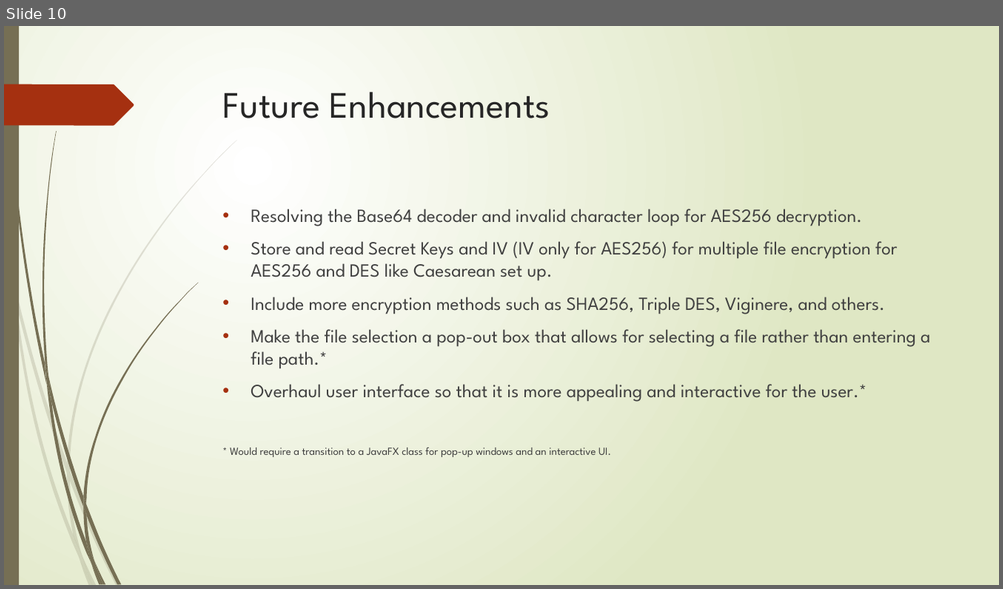
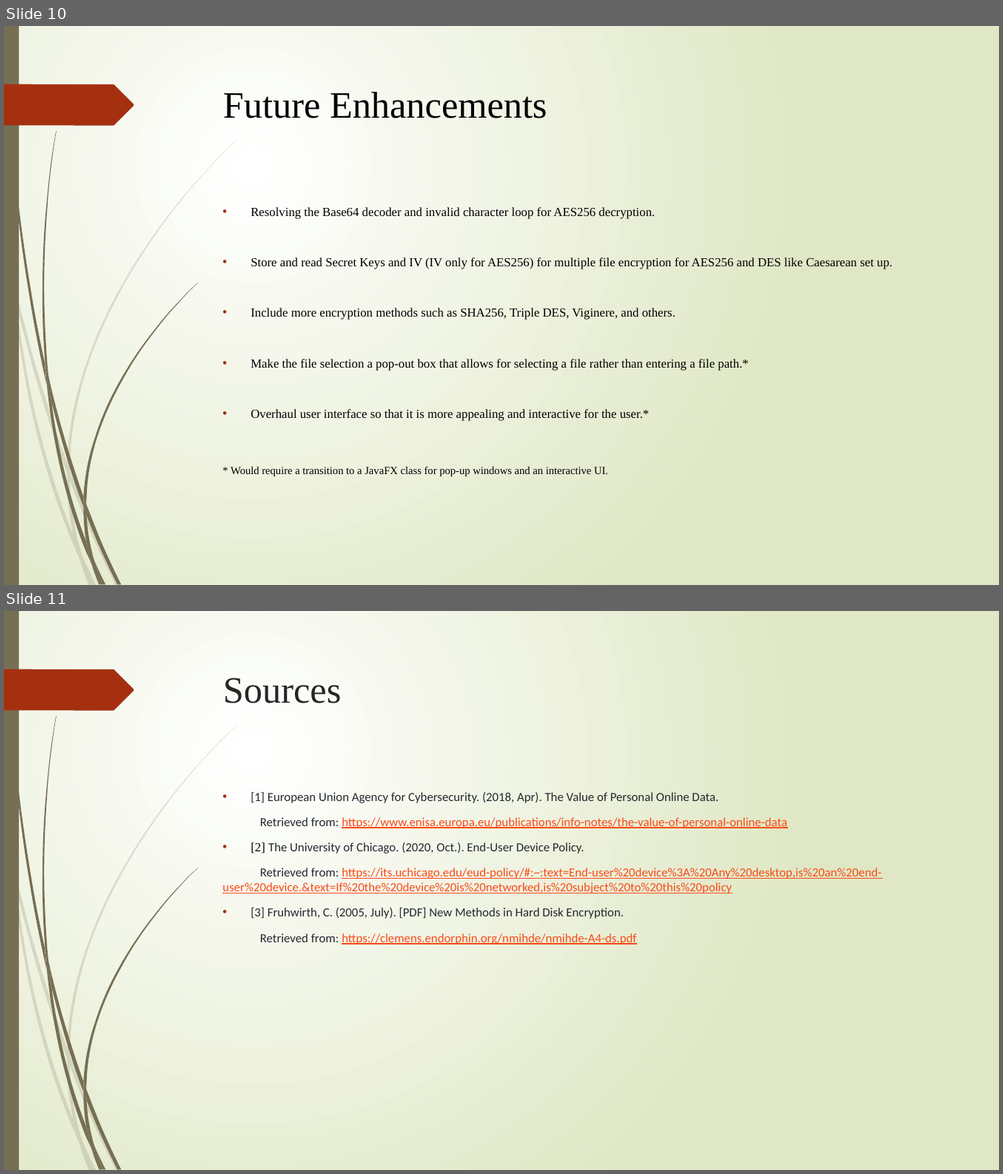
Before and after one commit to trevorabel/trevorabel.github.io, a slide deck: Senior Project Defense Slides.pptx. Shown one above the other, each under a label of ours: slide 10 before the commit, slides 10 and 11 after it. The pictures are 1003x589 and 1003x1174 pixels, drawn with LibreOffice and Linux fonts; fonts in the diff are those of the drawing. Boxes give left, top, right and bottom in pixels: in the first picture for what was removed or moved away, otherwise in the second. Text is boxed around its words. In the diff, an @@ line names an element or a change of style, - is before the commit and + after.

```diff
--- a/Senior Project Defense Slides.pptx
+++ b/Senior Project Defense Slides.pptx
@@ slide 11 added at (4, 611, 999, 1170), background gradient #FFFFFF to #DFE8C4; not listed: 24 template elements that a slide beside it also shows @@
@@ title added at (223, 678, 341, 703), 36 pt, text #262626 @@
+Sources
@@ text added at (222, 792, 881, 945), 12 pt, text #FB4A18, underline @@
+• [1] European Union Agency for Cybersecurity. (2018, Apr). The Value of Personal Online Data.
+Retrieved from: https://www.enisa.europa.eu/publications/info-notes/the-value-of-personal-online-data
+• [2] The University of Chicago. (2020, Oct.). End-User Device Policy.
+Retrieved from: https://its.uchicago.edu/eud-policy/#:~:text=End-user%20device%3A%20Any%20desktop,is%20an%20end-user%20device.&text=If%20the%20device%20is%20networked,is%20subject%20to%20this%20policy
+• [3] Fruhwirth, C. (2005, July). [PDF] New Methods in Hard Disk Encryption.
+Retrieved from: https://clemens.endorphin.org/nmihde/nmihde-A4-ds.pdf
@@ slide 10 changed as well @@
@@ title "Future Enhancements" at (223, 92, 547, 118): font League Spartan to Times New Roman, text colour #262626 to #000000 @@
@@ text "Resolving the Base64 decoder and ..." at (230, 207, 892, 477): size 18 to 12 pt in "Resolving the Base64 decoder and invalid character ...", "Store and read Secret Keys and IV ...", "Include more encryption methods such as SHA256, ...", "Make the file selection a pop-out box ..." and 1 more places; font League Spartan to Times New Roman, text colour #404040 to #000000 @@
```
Also in this commit, not shown: 8 other slides changed, 1 other slide added, 1 slide removed.
